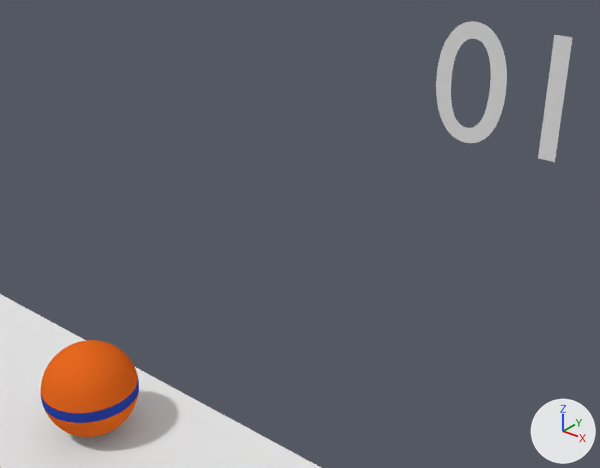
A saved change to the Blender file stretch  ball bounce Arc.blend.
The view is the same before and after, from a camera (50 mm lens) standing at (6.17, -4.21, 5.75) and looking at (3.57, -0.96, 3.73). Arrows for +X, +Y and +Z are at lower right; the lights stay in place. Text is drawn in Blender's own font.

The first picture shows 'Ball_1_stripe', 'Cube', 'Text'.
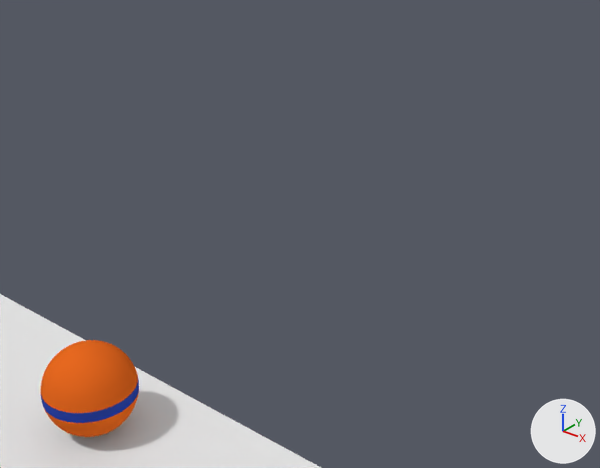
Changed parts and their boxes (x1, y1, x2, y2) in the pictures (600 x 468 px):
'Text', hidden: before (436, 22, 573, 162)

The edits, one by one:
Object 'Text' (ob_text) is now hidden.
